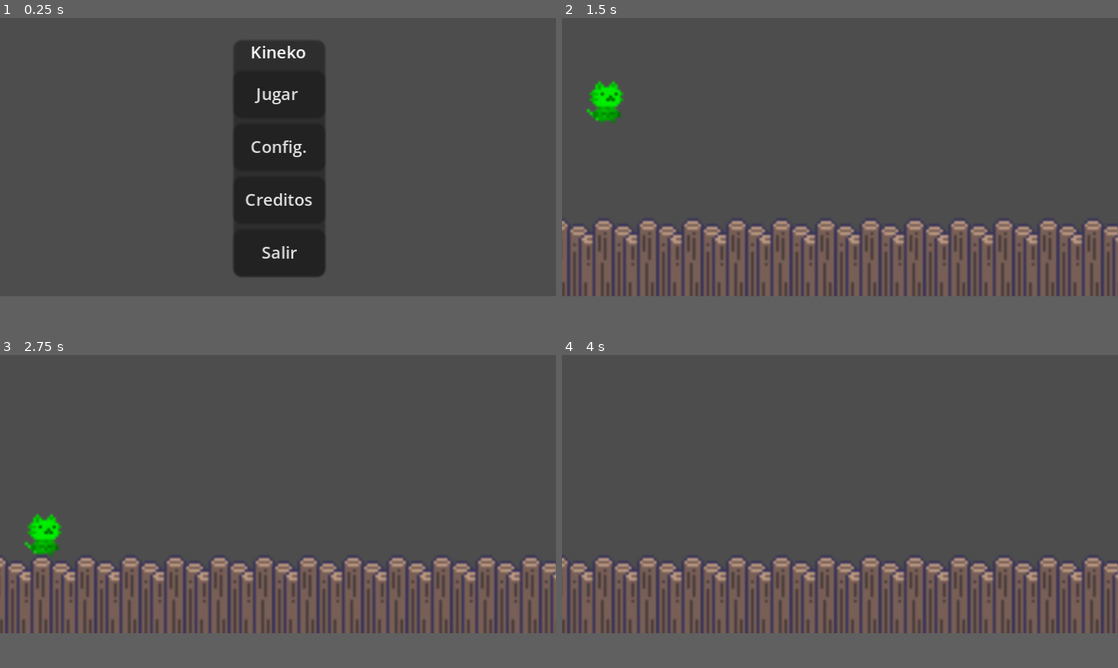
Above: before the commit, frames 1-4 (two rows, left to right).
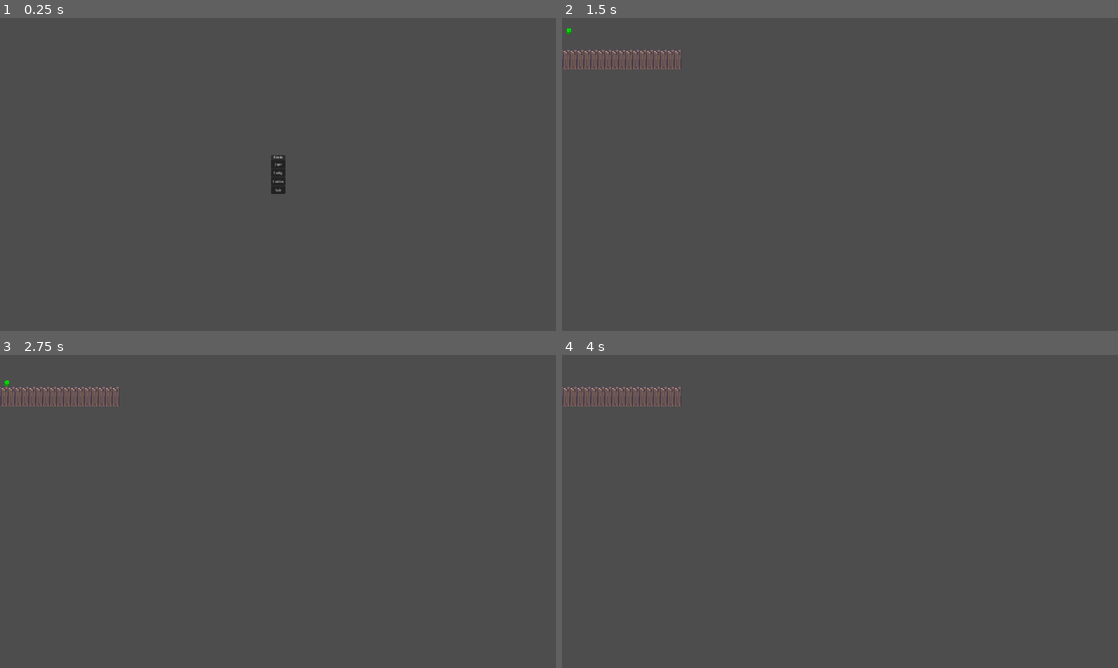
Above: after the commit, the same moments.

Repository: hernanPoblete/kineko
Game: Godot game, scene res://menus/inicio.tscn
The game is run twice, just before and just after one commit, with the same random seed, the same clock (stepped at 60 frames per second) and the same inputs.
Inputs:
- Up to frame 1 (0.25 s): no input
- Up to frame 2 (1.5 s): click "Jugar" at 0.5 s; tap Enter at 1.25 s; hold Right (color_right) from 1.28 s (still down)
- Up to frame 3 (2.75 s): tap Space at 2 s; release Right (color_right) at 2.03 s; hold S (move_down) from 2.03 s (still down)
- Up to frame 4 (4 s): tap Enter at 2.75 s; release S (move_down) at 2.78 s; hold Right (color_right) 2.78-3.53 s; tap Space at 3.5 s; hold W (move_up) from 3.53 s (still down)
In our replay, the window is 800x400 before the commit and 800x450 after it. These sizes can differ from the game's own. Grey fills any space a smaller window leaves; there, only what the larger window draws over its background counts as a difference.

The runs differ from the first frame. In frame 1, 12% of the frame differs, in the area x 42-59%, y 7-83%; in frame 2, 15%; in frame 3, 15%, in the area x 0-100%, y 8-89%; in frame 4, 14%.

Commit message:
gato añadido

Diff:
--- /dev/null
+++ b/levels/test/kineko_do_kineko_stuff.tscn
@@ -0,0 +1,8 @@
+[gd_scene load_steps=2 format=3 uid="uid://s11mfgs31mme"]
+
+[ext_resource type="PackedScene" uid="uid://bndhsad4go7br" path="res://sprites/kineko-sprites/kineko.tscn" id="1_57ob3"]
+
+[node name="kineko_do_kineko_stuff" type="Node2D"]
+
+[node name="kineko" parent="." instance=ExtResource("1_57ob3")]
+position = Vector2(330, 435)
--- a/project.godot
+++ b/project.godot
@@ -17,8 +17,8 @@
 
 [display]
 
-window/size/viewport_width=200
-window/size/viewport_height=100
+window/size/viewport_width=1280
+window/size/viewport_height=720
 window/size/resizable=false
 window/size/window_width_override=1280
 window/size/window_height_override=720
--- /dev/null
+++ b/sprites/kineko-sprites/CharacterBody2D.gd
@@ -0,0 +1,42 @@
+extends CharacterBody2D
+
+
+const SPEED = 1000.0
+const colors = [Color(0.95686, 0.81176, 0.70588), Color(0,1,0), Color(0,0,1)]
+var color_selected = -1
+var rest = 0
+
+func _physics_process(delta: float)-> void:
+	var direction_x = Input.get_axis("move_left", "move_right")
+	var direction_y = Input.get_axis("move_up", "move_down")
+
+
+	if direction_x:
+		velocity.x = direction_x * SPEED
+	else:
+		velocity.x = move_toward(velocity.x, 0, SPEED)
+
+
+	if direction_y:
+		velocity.y = direction_y * SPEED
+	else:
+		velocity.y = move_toward(velocity.y, 0, SPEED)
+	if direction_x and direction_y:
+		velocity.x = direction_x*SPEED/1.41
+		velocity.y = direction_y*SPEED/1.41
+	if rest !=0:
+		rest = rest-1
+
+	move_and_slide()
+
+func _input(event: InputEvent) -> void:
+	if rest == 0:
+		if event.is_action_pressed("color_left"):
+			#El +len(colors previene que en 0 el indice cambie a -1)
+			color_selected = (color_selected-1+len(colors))%len(colors)
+		elif event.is_action_pressed("color_right"):
+			color_selected = (color_selected+1)%len(colors)
+
+		if event.is_action_pressed("color_left") or event.is_action_pressed("color_right"):
+			$"Gorritowo".modulate = colors[color_selected]
+			rest = rest + 60
--- /dev/null
+++ b/sprites/kineko-sprites/kineko.tscn
@@ -0,0 +1,43 @@
+[gd_scene load_steps=8 format=3 uid="uid://bndhsad4go7br"]
+
+[ext_resource type="Script" path="res://sprites/kineko-sprites/CharacterBody2D.gd" id="1_1knl2"]
+[ext_resource type="Texture2D" uid="uid://cls71ebe5r7tj" path="res://sprites/kineko-sprites/gatete.png" id="1_jv318"]
+[ext_resource type="Texture2D" uid="uid://khpg4serqb38" path="res://sprites/kineko-sprites/gorritowo.PNG" id="2_a3lg7"]
+
+[sub_resource type="RectangleShape2D" id="RectangleShape2D_lkk28"]
+size = Vector2(471, 405)
+
+[sub_resource type="Animation" id="Animation_8a2hk"]
+resource_name = "idle"
+
+[sub_resource type="Animation" id="Animation_aafyn"]
+resource_name = "new_animation"
+
+[sub_resource type="AnimationLibrary" id="AnimationLibrary_woaf2"]
+_data = {
+"idle": SubResource("Animation_8a2hk"),
+"new_animation": SubResource("Animation_aafyn")
+}
+
+[node name="kineko" type="Node2D"]
+
+[node name="CharacterBody2D" type="CharacterBody2D" parent="."]
+script = ExtResource("1_1knl2")
+
+[node name="CollisionShape2D" type="CollisionShape2D" parent="CharacterBody2D"]
+position = Vector2(-1.5, 3.5)
+shape = SubResource("RectangleShape2D_lkk28")
+
+[node name="Gatete" type="Sprite2D" parent="CharacterBody2D"]
+texture = ExtResource("1_jv318")
+vframes = 6
+
+[node name="Gorritowo" type="Sprite2D" parent="CharacterBody2D"]
+position = Vector2(-2, -197)
+scale = Vector2(0.627, 0.627)
+texture = ExtResource("2_a3lg7")
+
+[node name="AnimationPlayer" type="AnimationPlayer" parent="CharacterBody2D"]
+libraries = {
+"": SubResource("AnimationLibrary_woaf2")
+}
Binary file added: sprites/kineko-sprites/gatete.png
Not shown, added: sprites/kineko-sprites/gatete.png.import
Binary file added: sprites/kineko-sprites/gorritowo.PNG
Not shown, added: sprites/kineko-sprites/gorritowo.PNG.import
